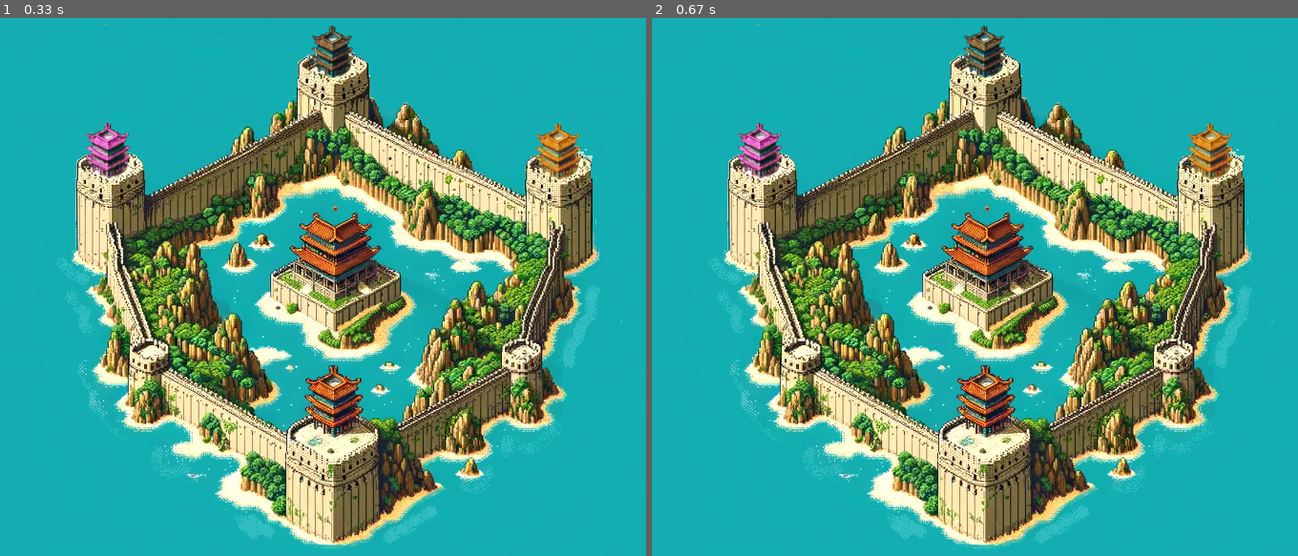
Above: before the commit, frames 1-2 (left to right).
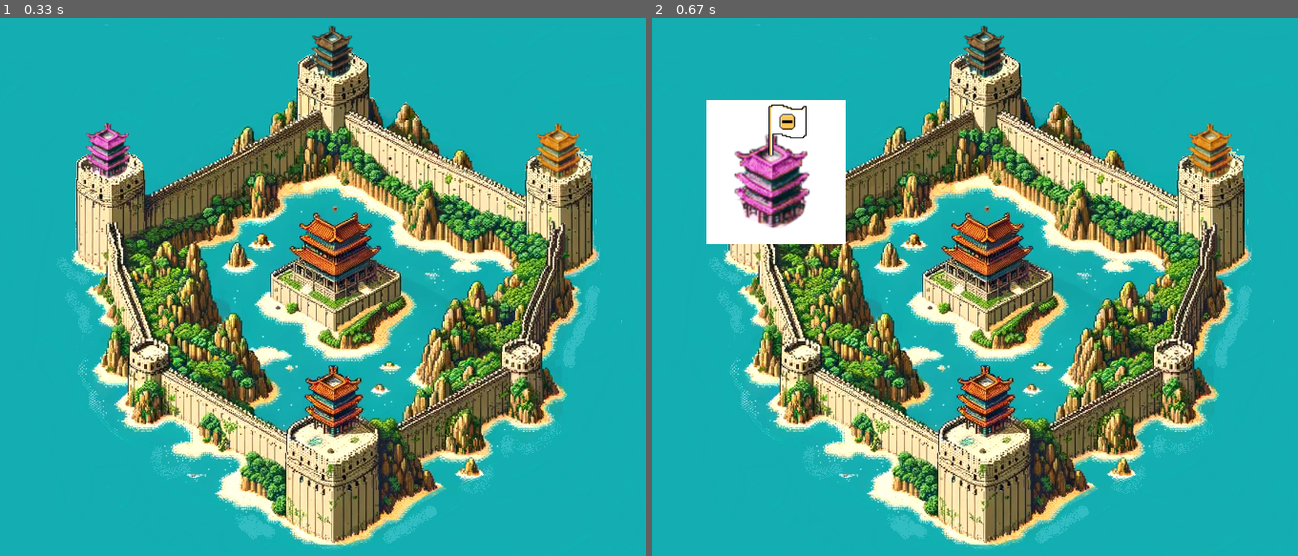
Above: after the commit, the same moments.

Repository: jocelyn-chang/digit-dynasty
Game: pygame game, started from pygame_template.py
The game is run twice, just before and just after one commit, with the same random seed, the same clock (stepped at 60 frames per second) and the same inputs.
Inputs (mouse positions are in pixels of both pictures, inside the frame that each line leads up to):
- Up to frame 1 (0.33 s): no input
- Up to frame 2 (0.67 s): click (755, 157) at 0.38 s

Frame 1 is identical in both runs. In frame 2, 5.7% of the frame differs, in the area x 8-30%, y 15-43%.

Commit message:
updated flags

Diff:
--- a/pygame_template.py
+++ b/pygame_template.py
@@ -38,6 +38,13 @@
       # Draw the background image onto the screen
   screen.blit(BACKGROUND, (0, 0))
 
+  # Get the current mouse position
+  mouse_x, mouse_y = pygame.mouse.get_pos()
+
+  if (133<mouse_x<180 and 139<mouse_y<202):
+    screen.blit(LEFTTEMP, (105, 109))
+
+
   # Update the display
   pygame.display.flip()
 
Binary file added: images/tempbottom.png
Binary file changed: images/templeleft.png
Binary file changed: images/templetop.png
Binary file added: images/tempright.png
